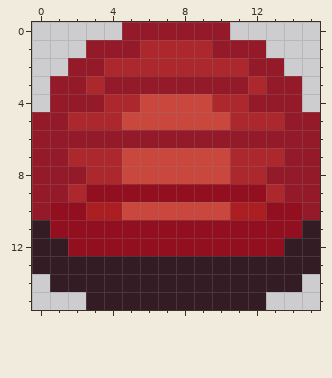
File history of a pixel-art sprite, assets/sprites/ui/alarm.png. Above is the file before it was changed.
The file is 16x16 pixels.
New version:
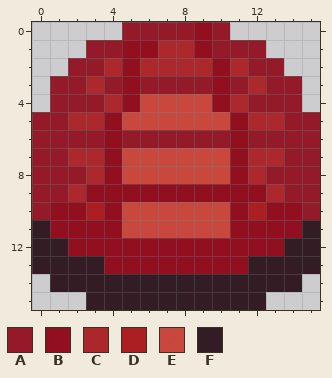
Palette (. is transparent): A #920f1ff0  B #920f1f  C #ab1e22f0  D #ab1e22  E #ca3f35f0  F #341c25
From old to new:
Changed rows in their new state; - is an unchanged pixel.
first column x 4:
 0 -----B--
 1 -BB--B--
 2 -B----B-
 3 -B----B-
 4 -B----B-
 5 B------B
 6 B------B
 7 B------B
 8 B------B
10 B------B
11 -EEEEEE-
13 BBBBBBBB
